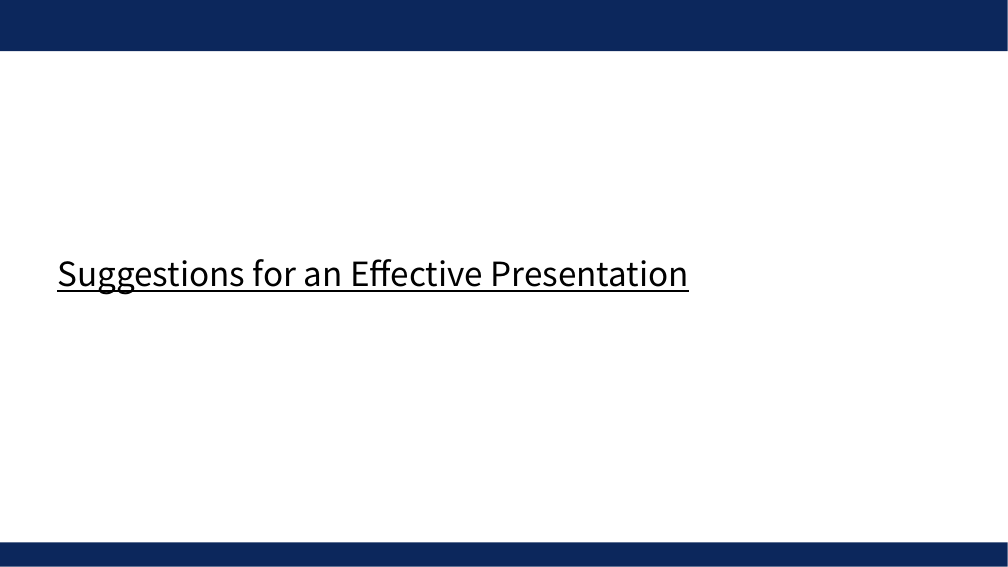
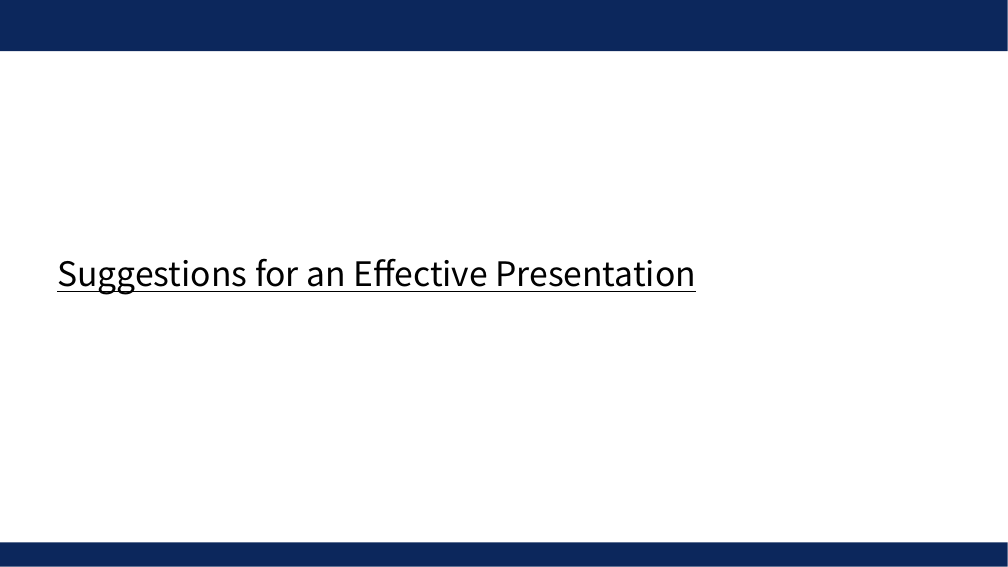
Before and after one commit to UVADS/ds6011, a slide deck: slide 1 of 09_effective_presentations.pptx. Drawn at 1008x567 pixels with LibreOffice and Linux fonts; fonts in the diff are those of the drawing. Boxes give left, top, right and bottom in pixels: in the first picture for what was removed or moved away, otherwise in the second. Text is boxed around its words. In the diff, an @@ line names an element or a change of style, - is before the commit and + after.

```diff
--- a/09_effective_presentations.pptx
+++ b/09_effective_presentations.pptx
@@ title "Suggestions for an Effective Presentation" at [57,258,697,295]: size 31.7 to 32 pt @@
```
Also in this commit, not shown: 1 other slide changed, 1 other file.
